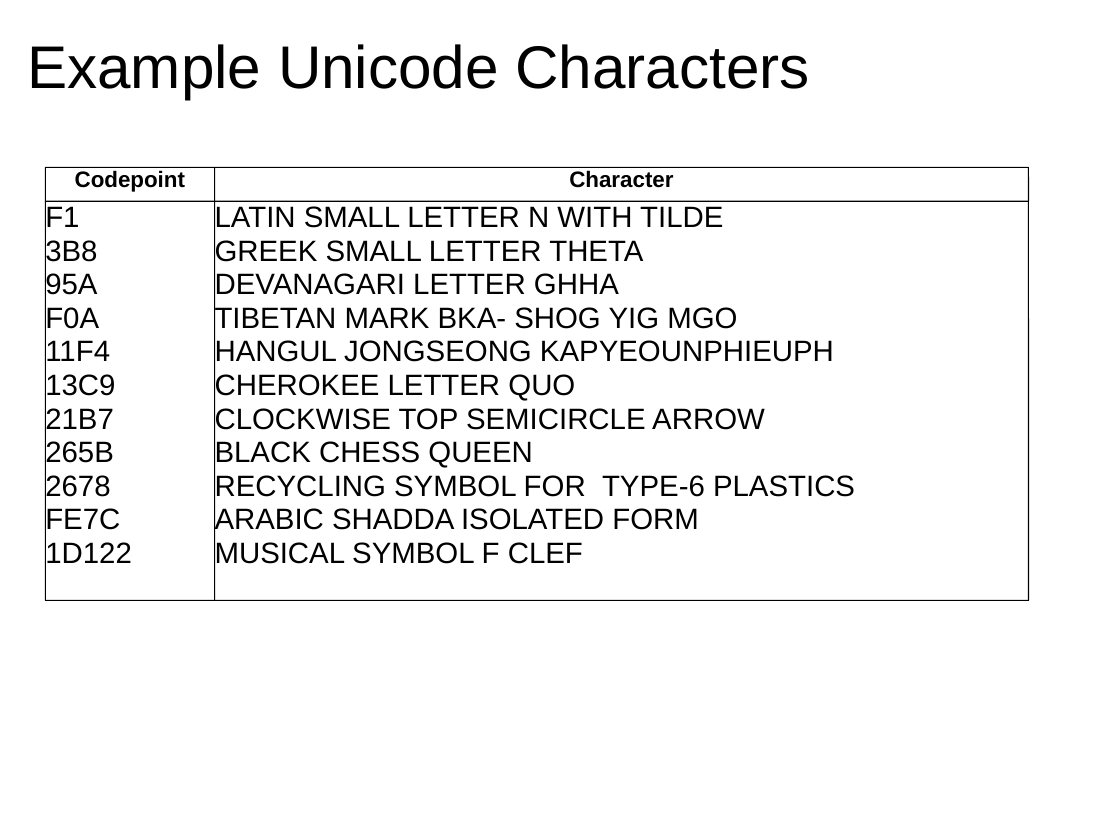
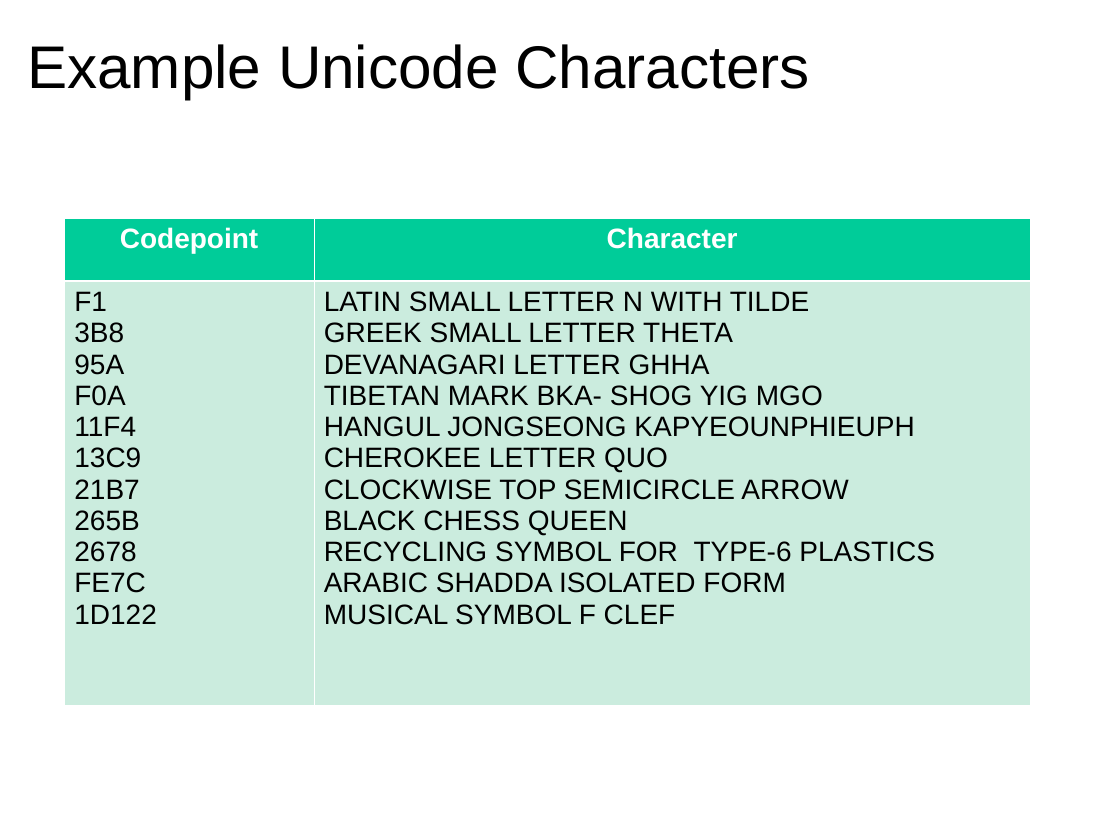
Before and after one commit to dondi/javascript-book, a slide deck: slide 16 of presentations/Chapter_3_Presentation.ppt. Drawn at 1120x840 pixels with LibreOffice and Linux fonts; fonts in the diff are those of the drawing; background and template pictures are left out. Boxes give left, top, right and bottom in pixels: in the first picture for what was removed or moved away, otherwise in the second. Text is boxed around its words. In the diff, an @@ line names an element or a change of style, - is before the commit and + after.

```diff
--- a/presentations/Chapter_3_Presentation.ppt
+++ b/presentations/Chapter_3_Presentation.ppt
@@ table added at [65,219,1030,706], 2 rows, 2 columns @@
+Codepoint | Character
+F1 / 3B8 / 95A / F0A / 11F4 / 13C9 / 21B7 / 265B / 2678 / FE7C / 1D122 | LATIN SMALL LETTER N WITH TILDE / GREEK SMALL LETTER THETA / DEVANAGARI LETTER GHHA / TIBETAN MARK BKA- SHOG YIG MGO / HANGUL JONGSEONG KAPYEOUNPHIEUPH / CHEROKEE LETTER QUO / CLOCKWISE TOP SEMICIRCLE ARROW / BLACK CHESS QUEEN / RECYCLING SYMBOL FOR TYPE-6 PLASTICS / ARABIC SHADDA ISOLATED FORM / MUSICAL SYMBOL F CLEF
@@ group removed at [45,167,1028,601]: 24 lines, 4 texts @@
-Codepoint
-Character
-F1
-3B8
-95A
-F0A
-11F4
-13C9
-21B7
-265B
-2678
-FE7C
-1D122
-LATIN SMALL LETTER N WITH TILDE
-GREEK SMALL LETTER THETA
-DEVANAGARI LETTER GHHA
-TIBETAN MARK BKA- SHOG YIG MGO
-HANGUL JONGSEONG KAPYEOUNPHIEUPH
-CHEROKEE LETTER QUO
-CLOCKWISE TOP SEMICIRCLE ARROW
-BLACK CHESS QUEEN
-RECYCLING SYMBOL FOR TYPE-6 PLASTICS
-ARABIC SHADDA ISOLATED FORM
-MUSICAL SYMBOL F CLEF
```
Also in this commit, not shown: 21 other slides changed, 1 other file.
